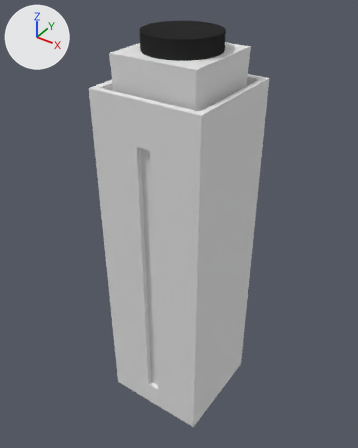
Before and after pictures for a commit that changed the Blender file Assets/models/cave/portal_activator.blend.
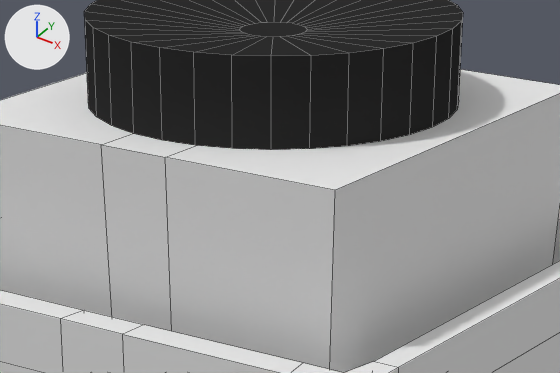
Each version appears first whole from a camera (50 mm lens) standing at (0.25, -0.367, 0.385) and looking at (-0.007, 0.004, 0.091), and next in a close-up on the part from 34% to 69% of the width and 6% to 25% of the height. Every picture has the same lights, and +X, +Y and +Z are marked at upper left. The close-ups show mesh edges as thin lines.

In view in the first close-up: 'body', 'button'.
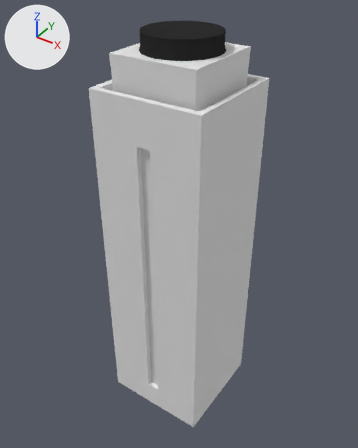
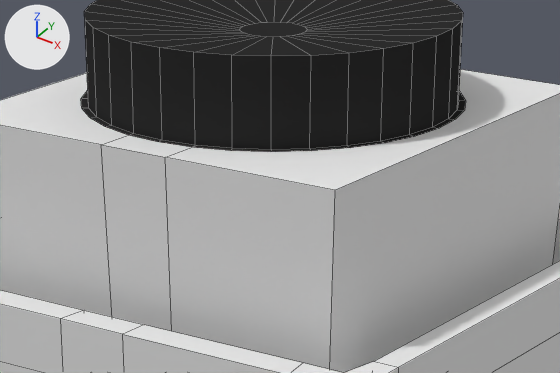
Pixel boxes (x1, y1, x2, y2) of what changed, in the close-ups (560 x 373 px):
'button', reshaped: before (84, 0, 463, 150); after (81, 0, 466, 152)
part 1 of me_cylinder, added (black): after (81, 90, 466, 152)

The change, as a list of edits to the scene's bpy script:
```text
Change me_cylinder:
    used by ob_button; location = (0.0, 0.0, 0.2853)
    remove me_cylinder.from_pydata(...)  # 96 vertices, 65 faces; spans x -0.0366..0.0366, y -0.0366..0.0366, z -0.0082..0.0082
    add me_cylinder.from_pydata(...)  # 128 vertices, 97 faces; spans x -0.038..0.038, y -0.038..0.038, z -0.0082..0.0082
    me_cylinder part 1
    32 vertices are added at x -0.038..0.038, y -0.038..0.038, z -0.0082
    32 new faces join them
```
